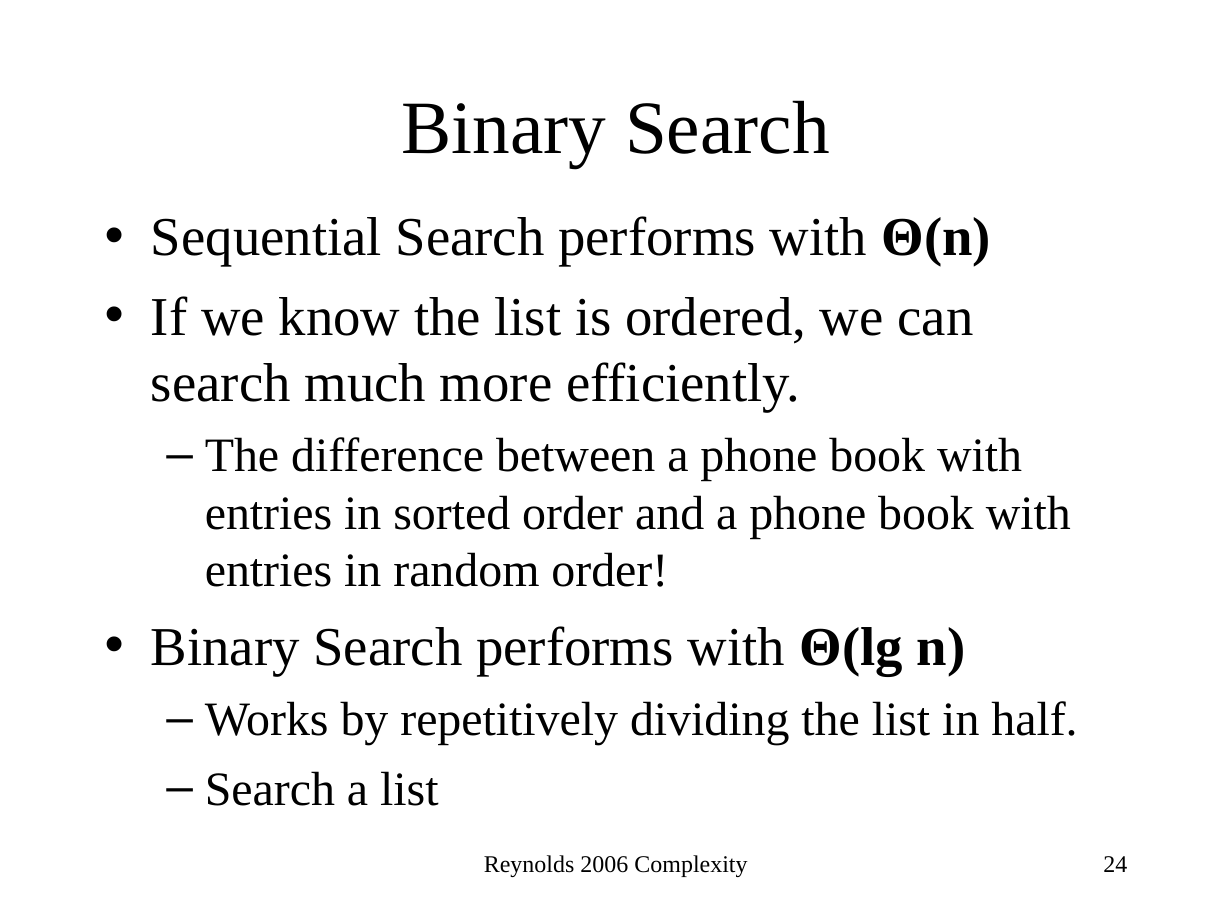
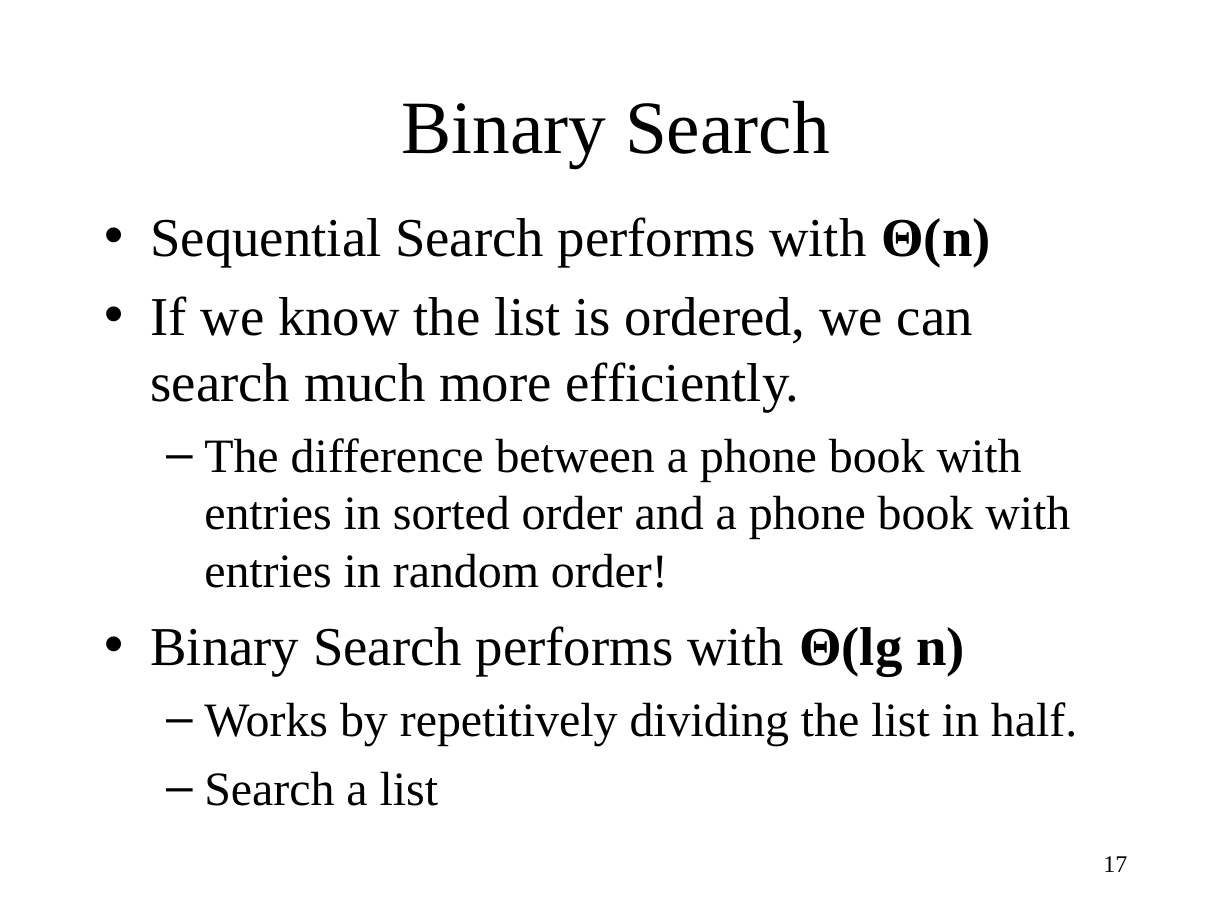
Before and after one commit to kartikshahc/testing, a slide deck: slide 17 of ComplexityAnalysis.ppt (slide 24 before the commit). Drawn at 1232x924 pixels with LibreOffice and Linux fonts; fonts in the diff are those of the drawing. Boxes give left, top, right and bottom in pixels: in the first picture for what was removed or moved away, otherwise in the second. Text is boxed around its words. In the diff, an @@ line names an element or a change of style, - is before the commit and + after.

```diff
--- a/ComplexityAnalysis.ppt
+++ b/ComplexityAnalysis.ppt
@@ text at [150, 217, 991, 675]: indent changed @@
@@ text removed at [484, 855, 747, 877] @@
-Reynolds 2006 Complexity
@@ page number at [1103, 856, 1127, 872]: text changed @@
-24
+17
```
Also in this commit, not shown: 12 other slides changed, 14 slides added, 14 slides removed, 3 other files.
